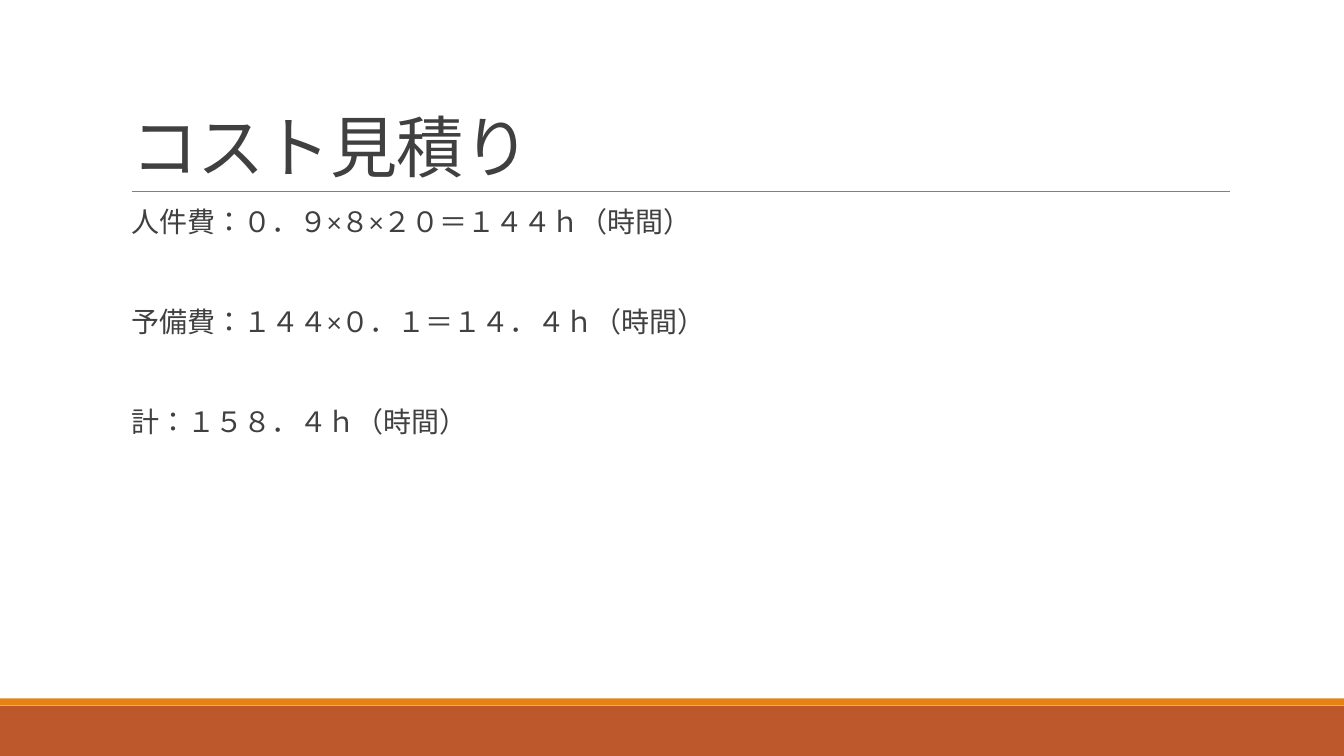
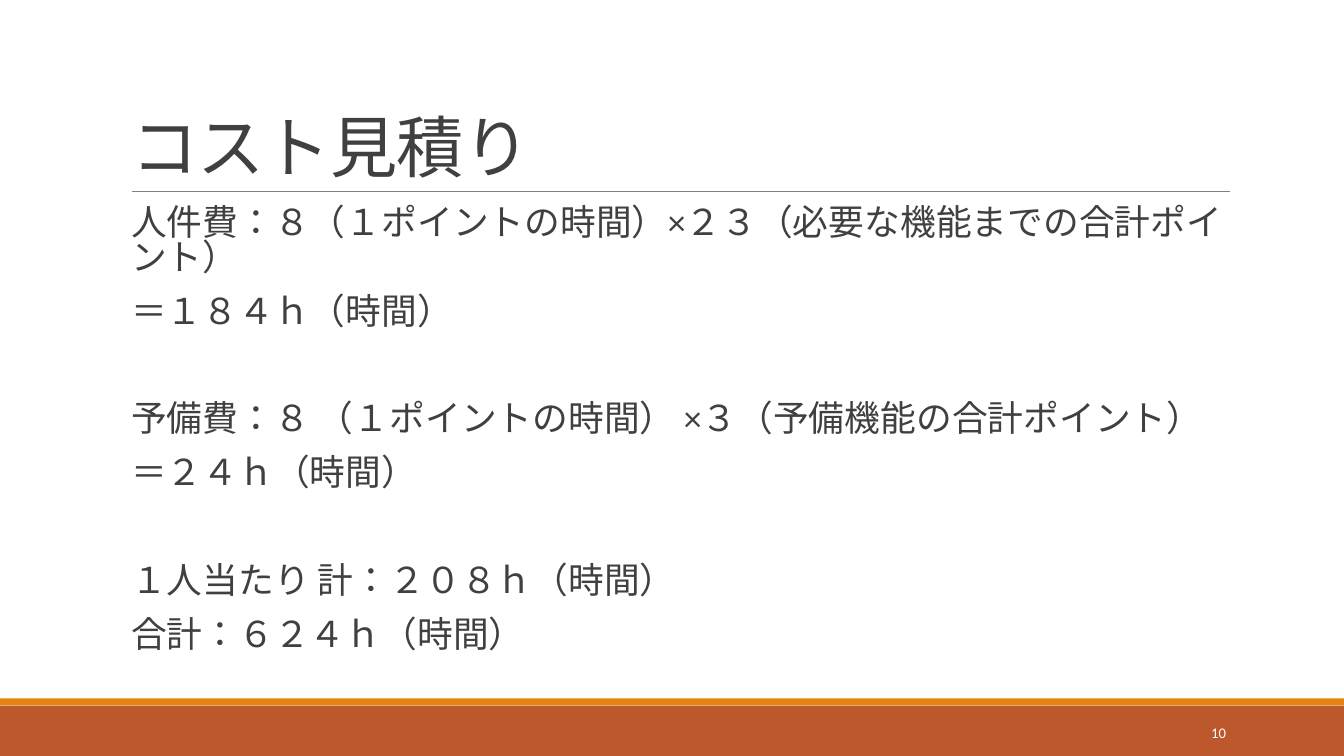
Before and after one commit to tomoyukikondo/yabukiC2017, a slide deck: slide 10 of 避難所情報サービス開発プロジェクト.pptx (slide 9 before the commit). Drawn at 1344x756 pixels with LibreOffice and Linux fonts; fonts in the diff are those of the drawing. Boxes give left, top, right and bottom in pixels: in the first picture for what was removed or moved away, otherwise in the second. Text is boxed around its words. In the diff, an @@ line names an element or a change of style, - is before the commit and + after.

```diff
--- a/避難所情報サービス開発プロジェクト.pptx
+++ b/避難所情報サービス開発プロジェクト.pptx
@@ text at box(131, 204, 1222, 651): text changed; size 20 to 25.5 pt @@
-  人件費：０．９×８×２０＝１４４ｈ（時間）
-  予備費：１４４×０．１＝１４．４ｈ（時間）
-  計：１５８．４ｈ（時間）
+  人件費：８（１ポイントの時間）×２３（必要な機能までの合計ポイント）
+  ＝１８４ｈ（時間）
+  予備費：８ （１ポイントの時間） ×３（予備機能の合計ポイント）
+  ＝２４ｈ（時間）
+  １人当たり 計：２０８ｈ（時間）
+  合計：６２４ｈ（時間）
@@ page number added at box(1211, 728, 1226, 738), 10.5 pt, text #FFFFFF @@
+10
```
Also in this commit, not shown: 11 other slides changed, 3 slides added.
